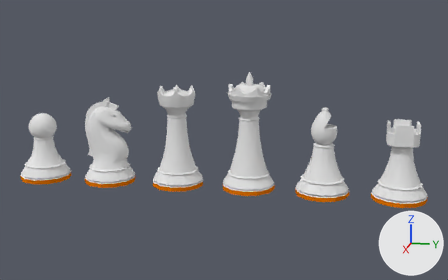
Before and after pictures for a commit that changed the Blender file Pieces.blend.
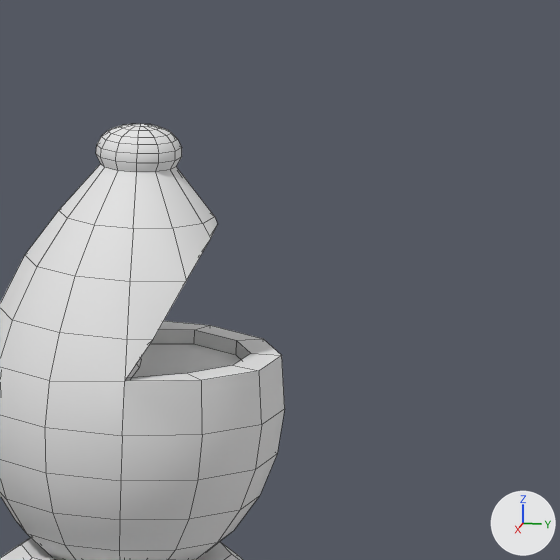
The first picture shows the older version from a camera (50 mm lens) standing at (0.979, 0.155, 0.336) and looking at (0.0, -0.041, 0.091). The close-ups show both versions on the part from 70% to 81% of the width and 35% to 52% of the height of that picture; other places that the commit changed are outside them. Arrows for +X, +Y and +Z are at lower right; the lights stay in place. The close-ups show mesh edges as thin lines.

Objects in the first close-up: 'Bishop'.
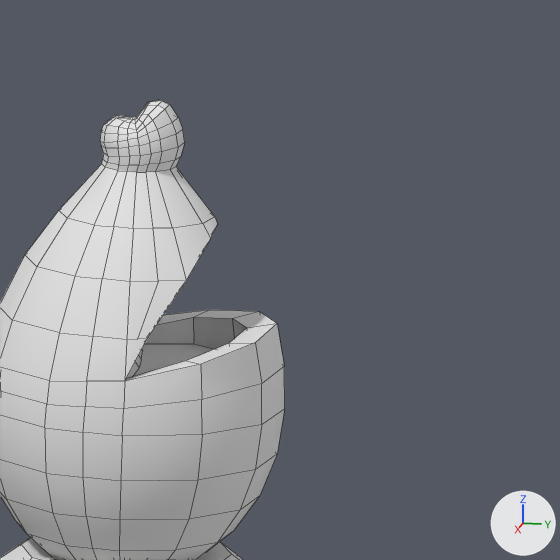
What differs and where, as boxes [x1, y1, x2, y2] in the close-ups (560 x 560 px):
'Bishop', reshaped
    before: [0, 124, 285, 560]
    after: [0, 100, 285, 560]
part 1 of me_bishop, built on
    before: [96, 124, 282, 436]
    after: [0, 100, 284, 560]

The change in detail:
me_bishop is used by ob_bishop; location (0.0, 0.1224, 0.0808); scale (0.81, 0.81, 0.81).
me_bishop had 385 vertices, 369 faces and spanned x -0.054..0.054, y -0.054..0.054, z -0.088..0.088.
me_bishop now has 499 vertices, 482 faces and spans x -0.054..0.054, y -0.054..0.054, z -0.088..0.092.
me_bishop part 1: 59 vertices moved from x -0.021..0.022, y -0.007..0.024, z 0.05..0.088 to x -0.021..0.022, y -0.007..0.025, z 0.048..0.092; 15 vertices removed from x -0.007..0.007, y -0.008..0.003, z 0.083..0.088; 129 vertices added at x -0.025..0.026, y -0.026..0.023, z 0.012..0.092.
